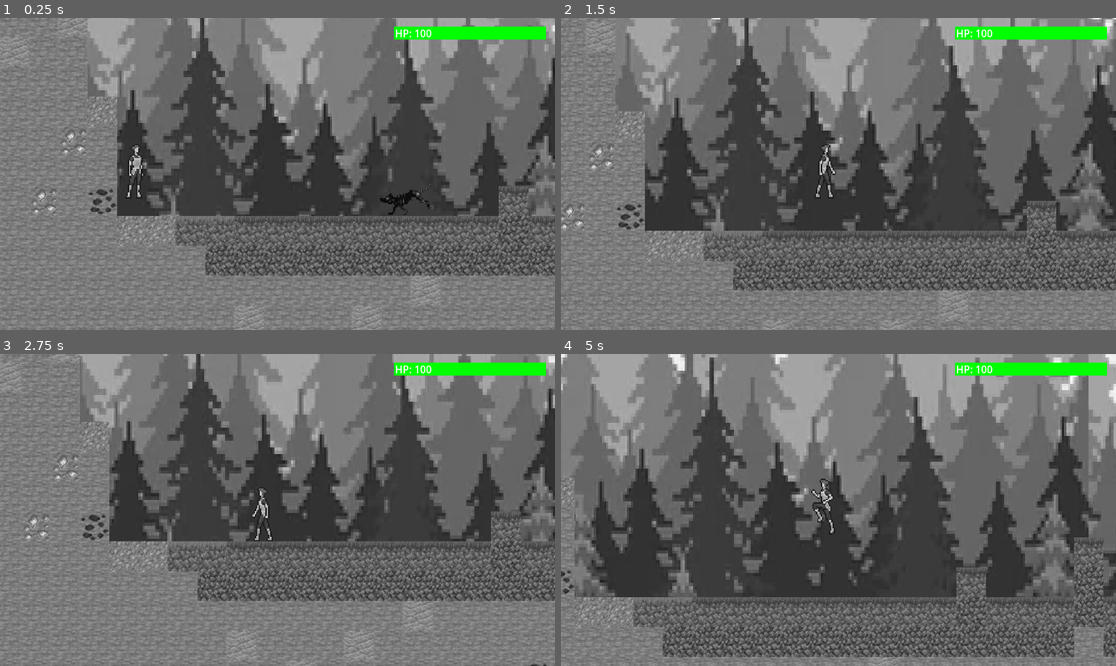
Above: before the commit, frames 1-4 (two rows, left to right).
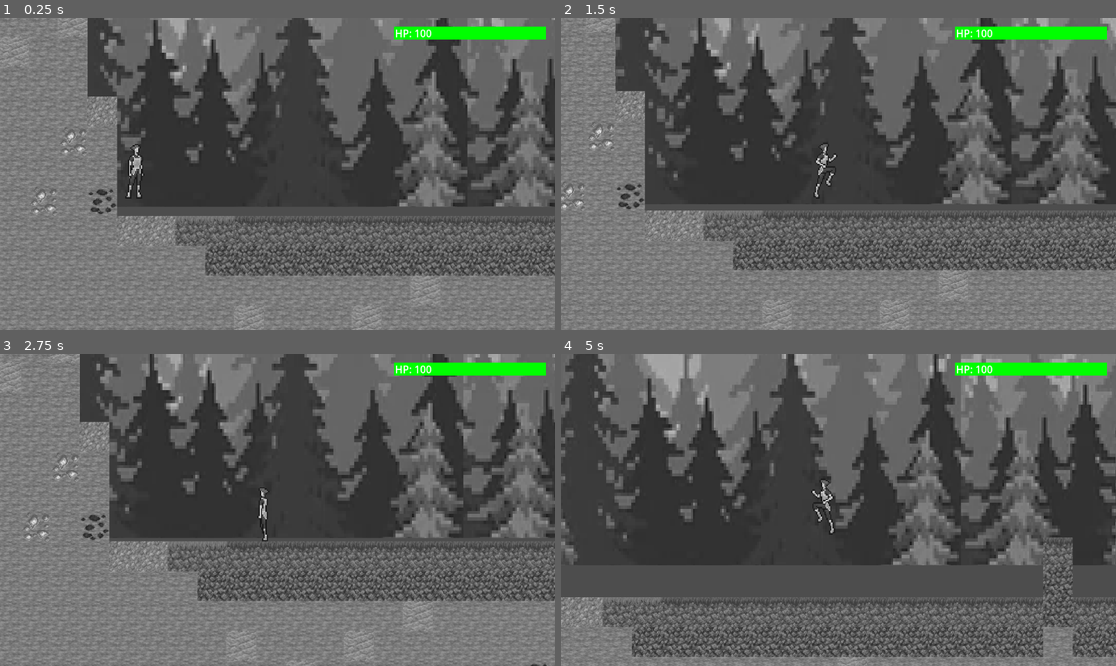
Above: after the commit, the same moments.

Repository: Max-Harold/GameJam25UD
Game: Godot game, scene res://scenes/levelTwo.tscn
Same seed, same stepped clock (60 frames per second), same inputs: the game is played once before the commit and once after it. This scene is started directly instead of the project's main scene.
Inputs (mouse positions are in pixels of both pictures, inside the frame that each line leads up to):
- Up to frame 1 (0.25 s): no input
- Up to frame 2 (1.5 s): tap Enter (ui_accept) at 0.5, 0.77 s; move the mouse to (960, 158) at 0.52 s; hold D (move_right) from 0.53 s (still down); click (960, 158) at 0.67 s; move the mouse to (727, 189) at 1.27 s
- Up to frame 3 (2.75 s): tap Enter (ui_accept) at 1.52 s; move the mouse to (333, 441) at 2.02 s; release D (move_right) at 2.03 s; hold A (move_left) from 2.03 s (still down)
- Up to frame 4 (5 s): move the mouse to (810, 572) at 2.77 s; release A (move_left) at 2.78 s; hold D (move_right) 2.78-4.28 s; click (810, 572) at 2.92 s; tap Enter (ui_accept) at 3.02, 3.77, 4.52 s; move the mouse to (1005, 556) at 3.52 s; move the mouse to (672, 463) at 4.27 s; hold A (move_left) from 4.28 s (still down)

The runs differ from the first frame. In frame 1, 26% of the frame differs, in the area x 15-100%, y 0-74%; in frame 2, 42%; in frame 3, 25%; in frame 4, 48%, in the area x 0-100%, y 0-100%.

Commit message:
Second Level

Diff:
--- a/foirball/foirball.tscn
+++ b/foirball/foirball.tscn
@@ -3,12 +3,10 @@
 [ext_resource type="Material" uid="uid://bcv1fag7757vx" path="res://material.tres" id="1_ylhmy"]
 [ext_resource type="Texture2D" uid="uid://b511l1hhnfgk7" path="res://foirball/New Piskel (11).png" id="2_6a87k"]
 [ext_resource type="Script" path="res://foirball/foirball.gd" id="2_inwri"]
-[ext_resource type="AudioStream" uid="uid://bwf0ykeaet1bg" path="res://sounds/foirball.mp3" id="4_pbrds"]
+[ext_resource type="AudioStream" uid="uid://bwf0ykeaet1bg" path="res://sounds/foirball.mp3" id="4_5eqev"]
 
 [sub_resource type="RectangleShape2D" id="RectangleShape2D_jou18"]
 size = Vector2(76.0302, 47.6824)
-
-[sub_resource type="AudioStreamMP3" id="AudioStreamMP3_uj4pf"]
 
 [node name="foirball" type="Sprite2D" groups=["enemy", "foirball"]]
 material = ExtResource("1_ylhmy")
@@ -25,7 +23,7 @@
 shape = SubResource("RectangleShape2D_jou18")
 
 [node name="AudioStreamPlayer" type="AudioStreamPlayer" parent="."]
-stream = SubResource("AudioStreamMP3_uj4pf")
+stream = ExtResource("4_5eqev")
 
 [connection signal="body_entered" from="Area2D" to="." method="_on_area_2d_body_entered"]
 [connection signal="body_exited" from="Area2D" to="." method="_on_area_2d_body_exited"]
--- a/red.gd
+++ b/red.gd
@@ -5,5 +5,6 @@
 		if Globals.lvl == 0:
 			Globals.lvl=3
 			visible = false
-			await get_tree().create_timer(1.3).timeout
+			get_tree().get_first_node_in_group("root").win()
+			await get_tree().create_timer(3.3).timeout
 			get_tree().change_scene_to_file("res://scenes/levelTwo.tscn")
--- a/scenes/levelOne.tscn
+++ b/scenes/levelOne.tscn
@@ -18,7 +18,7 @@
 [ext_resource type="PackedScene" uid="uid://dc32hueq6atf5" path="res://potion.tscn" id="15_ws2do"]
 [ext_resource type="PackedScene" uid="uid://1wol57ye2v8x" path="res://enemies/foirwizard/foirwizard.tscn" id="17_m5bys"]
 
-[node name="LevelOne" type="Node2D"]
+[node name="LevelOne" type="Node2D" groups=["root"]]
 material = ExtResource("1_m6kpf")
 position = Vector2(232, -23)
 script = ExtResource("2_y7jld")
--- a/scenes/levelTwo.tscn
+++ b/scenes/levelTwo.tscn
@@ -6,17 +6,13 @@
 [ext_resource type="PackedScene" uid="uid://b1ioi4bpxgmyn" path="res://player/player.tscn" id="4_xfn4w"]
 [ext_resource type="PackedScene" path="res://player/player_health.tscn" id="5_gtoa3"]
 [ext_resource type="PackedScene" uid="uid://c2xfbqyiyoava" path="res://environment/grass.tscn" id="6_1logg"]
-[ext_resource type="PackedScene" uid="uid://bkg6injskej1a" path="res://enemies/color_hound/color_hound.tscn" id="7_87peg"]
 [ext_resource type="PackedScene" uid="uid://c021h2a0qbebr" path="res://environment/dirt.tscn" id="8_ucse4"]
 [ext_resource type="PackedScene" uid="uid://y0kl0cgygda6" path="res://environment/gravel.tscn" id="9_kwap8"]
 [ext_resource type="PackedScene" uid="uid://ccx8tm8dpwkrk" path="res://environment/stone.tscn" id="10_cnajy"]
 [ext_resource type="PackedScene" uid="uid://c7k46hr77lmh3" path="res://environment/stonealt.tscn" id="11_x7af4"]
 [ext_resource type="PackedScene" uid="uid://cvx3dxhsxmka3" path="res://environment/coal.tscn" id="12_vqhl6"]
-[ext_resource type="PackedScene" uid="uid://b6aexwvhvgo" path="res://environment/spikes/spikes.tscn" id="13_u0pt5"]
 [ext_resource type="PackedScene" uid="uid://eggeidt2jvcx" path="res://environment/path.tscn" id="14_y6de3"]
 [ext_resource type="PackedScene" uid="uid://ciban304d4lkl" path="res://environment/gold.tscn" id="15_hei70"]
-[ext_resource type="PackedScene" uid="uid://dc32hueq6atf5" path="res://potion.tscn" id="16_bwlsg"]
-[ext_resource type="PackedScene" uid="uid://1wol57ye2v8x" path="res://enemies/foirwizard/foirwizard.tscn" id="17_khd15"]
 
 [node name="LevelOne" type="Node2D"]
 material = ExtResource("1_4h0yd")
@@ -26,7 +22,7 @@
 [node name="Background" parent="." instance=ExtResource("3_cw042")]
 scale = Vector2(2.098, 2.098)
 scroll_scale = Vector2(0.5, 0.5)
-scroll_offset = Vector2(-131, -818)
+scroll_offset = Vector2(-364, -951)
 repeat_times = 5
 
 [node name="Player" parent="." node_paths=PackedStringArray("healthbar") instance=ExtResource("4_xfn4w")]
@@ -248,7 +244,7 @@
 scale = Vector2(0.48, 0.48)
 
 [node name="RigidBody2D65" parent="." instance=ExtResource("6_1logg")]
-position = Vector2(1008, 332)
+position = Vector2(1008, 394)
 scale = Vector2(0.48, 0.48)
 
 [node name="RigidBody2D67" parent="." instance=ExtResource("6_1logg")]
@@ -259,12 +255,6 @@
 position = Vector2(1496, 208)
 scale = Vector2(0.48, 0.48)
 
-[node name="ColorHound" parent="." instance=ExtResource("7_87peg")]
-position = Vector2(2133, 280)
-
-[node name="ColorHound2" parent="." instance=ExtResource("7_87peg")]
-position = Vector2(1859, 279)
-
 [node name="RigidBody2D77" parent="." instance=ExtResource("8_ucse4")]
 position = Vector2(398, 456)
 scale = Vector2(0.48, 0.48)
@@ -473,30 +463,14 @@
 position = Vector2(4057, 456)
 scale = Vector2(0.48, 0.48)
 
-[node name="RigidBody2D138" parent="." instance=ExtResource("8_ucse4")]
-position = Vector2(1008, 394)
-scale = Vector2(0.48, 0.48)
-
 [node name="RigidBody2D139" parent="." instance=ExtResource("8_ucse4")]
 position = Vector2(1252, 394)
 scale = Vector2(0.48, 0.48)
 
-[node name="RigidBody2D45" parent="." instance=ExtResource("9_kwap8")]
-position = Vector2(1496, 394)
-scale = Vector2(0.48, 0.48)
-
 [node name="RigidBody2D140" parent="." instance=ExtResource("8_ucse4")]
 position = Vector2(1252, 332)
 scale = Vector2(0.48, 0.48)
 
-[node name="RigidBody2D142" parent="." instance=ExtResource("8_ucse4")]
-position = Vector2(1496, 332)
-scale = Vector2(0.48, 0.48)
-
-[node name="RigidBody2D143" parent="." instance=ExtResource("8_ucse4")]
-position = Vector2(1496, 270)
-scale = Vector2(0.48, 0.48)
-
 [node name="RigidBody2D144" parent="." instance=ExtResource("8_ucse4")]
 position = Vector2(1740, 456)
 scale = Vector2(0.48, 0.48)
@@ -749,9 +723,6 @@
 position = Vector2(3143, 518)
 scale = Vector2(0.48, 0.48)
 
-[node name="ColorHound3" parent="." instance=ExtResource("7_87peg")]
-position = Vector2(776, 282)
-
 [node name="RigidBody2D205" parent="." instance=ExtResource("10_cnajy")]
 position = Vector2(1130, 580)
 scale = Vector2(0.48, 0.48)
@@ -1288,38 +1259,10 @@
 position = Vector2(3570, 332)
 scale = Vector2(0.48, 0.48)
 
-[node name="RigidBody2D176" parent="." instance=ExtResource("8_ucse4")]
-position = Vector2(3814, 332)
-scale = Vector2(0.48, 0.48)
-
-[node name="RigidBody2D177" parent="." instance=ExtResource("8_ucse4")]
-position = Vector2(3814, 270)
-scale = Vector2(0.48, 0.48)
-
 [node name="RigidBody2D226" parent="." instance=ExtResource("10_cnajy")]
 position = Vector2(3814, 456)
 scale = Vector2(0.48, 0.48)
 
-[node name="RigidBody2D43" parent="." instance=ExtResource("9_kwap8")]
-position = Vector2(3814, 394)
-scale = Vector2(0.48, 0.48)
-
-[node name="Spikes" parent="." instance=ExtResource("13_u0pt5")]
-position = Vector2(3403, 335)
-scale = Vector2(0.88, 1)
-
-[node name="Spikes2" parent="." instance=ExtResource("13_u0pt5")]
-position = Vector2(3494, 335)
-scale = Vector2(0.863724, 1)
-
-[node name="Spikes3" parent="." instance=ExtResource("13_u0pt5")]
-position = Vector2(3647, 335)
-scale = Vector2(0.88, 1)
-
-[node name="Spikes4" parent="." instance=ExtResource("13_u0pt5")]
-position = Vector2(3738, 335)
-scale = Vector2(0.863724, 1)
-
 [node name="RigidBody2D178" parent="." instance=ExtResource("10_cnajy")]
 position = Vector2(154, 518)
 scale = Vector2(0.48, 0.48)
@@ -1580,9 +1523,6 @@
 position = Vector2(1984, 394)
 scale = Vector2(0.48, 0.48)
 
-[node name="Potion" parent="." instance=ExtResource("16_bwlsg")]
-position = Vector2(5242, 330)
-
 [node name="RigidBody2D72" parent="." instance=ExtResource("6_1logg")]
 position = Vector2(4118, 394)
 scale = Vector2(0.48, 0.48)
@@ -1819,14 +1759,7 @@
 position = Vector2(4604, 642)
 scale = Vector2(0.48, 0.48)
 
-[node name="FoirWizard" parent="." instance=ExtResource("17_khd15")]
-position = Vector2(4757, 291)
-
 [node name="RigidBody2D437" parent="." instance=ExtResource("6_1logg")]
-position = Vector2(4300, 332)
-scale = Vector2(0.48, 0.48)
-
-[node name="RigidBody2D438" parent="." instance=ExtResource("8_ucse4")]
 position = Vector2(4300, 394)
 scale = Vector2(0.48, 0.48)
 
@@ -2006,5 +1939,13 @@
 position = Vector2(5458, 22)
 scale = Vector2(0.48, 0.48)
 
+[node name="RigidBody2D96" parent="." instance=ExtResource("6_1logg")]
+position = Vector2(3814, 394)
+scale = Vector2(0.48, 0.48)
+
+[node name="RigidBody2D138" parent="." instance=ExtResource("6_1logg")]
+position = Vector2(1496, 394)
+scale = Vector2(0.48, 0.48)
+
 [connection signal="dies" from="Player" to="." method="_on_player_dies"]
 [connection signal="pressed" from="CanvasLayer/GameOver/VBoxContainer/Restart" to="." method="_on_restart_pressed"]
--- a/scenes/level_handler.gd
+++ b/scenes/level_handler.gd
@@ -9,9 +9,15 @@
 func _process(delta: float) -> void:
 	material.set_shader_parameter("lvl", Globals.lvl)
 
+func win():
+	$CanvasLayer/GameOver/VBoxContainer/Game.text = "You win!"
+	$CanvasLayer/GameOver.visible = true
+	$CanvasLayer/GameOver/VBoxContainer/Restart.visible = false
 
 func game_over():
+	$CanvasLayer/GameOver/VBoxContainer/Game.text = "Game over"
 	$CanvasLayer/GameOver.visible = true
+	$CanvasLayer/GameOver/VBoxContainer/Restart.visible = true
 
 func _on_player_dies() -> void:
 	game_over()
Not shown: 1 places in material.tres that only renumber resources
Not shown: 1 places in player/player.tscn that only renumber resources
Not shown: 1 places in scenes/levelTwo.tscn that only renumber resources
Not shown, added: sounds/oof.mp3.import
